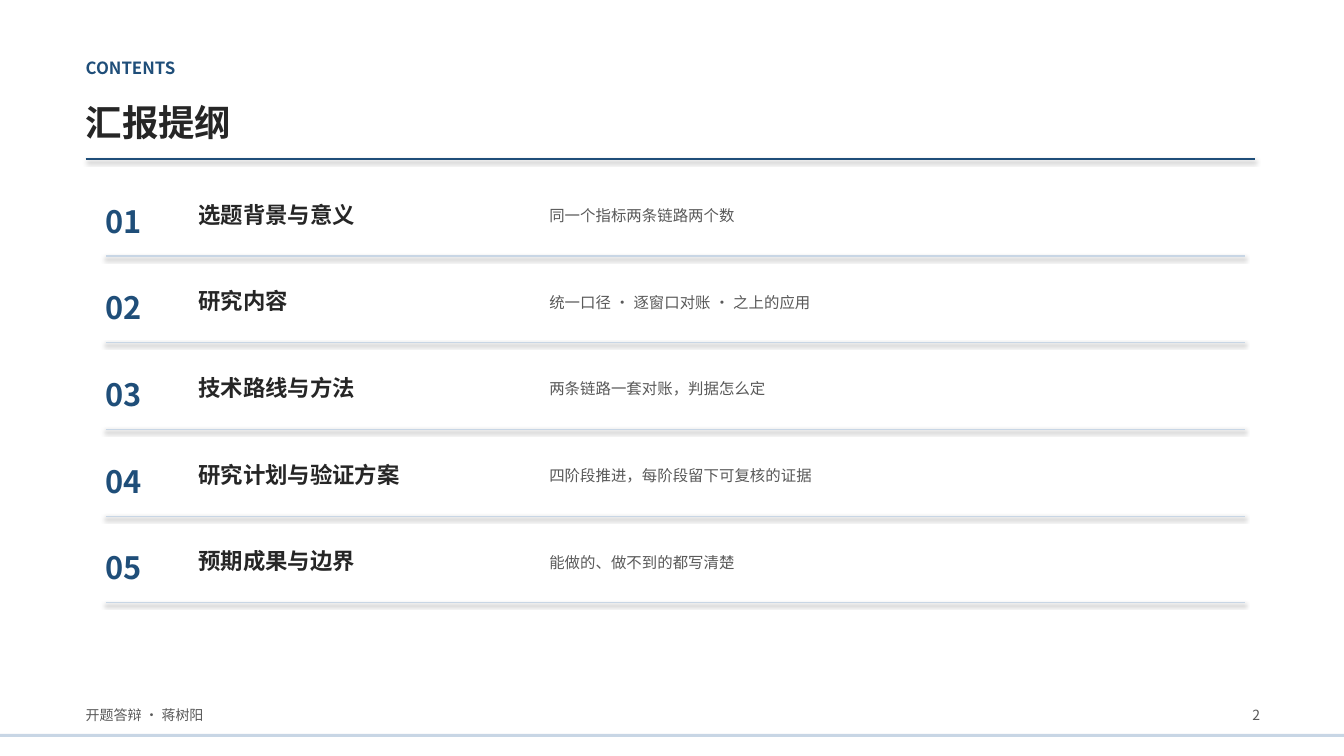
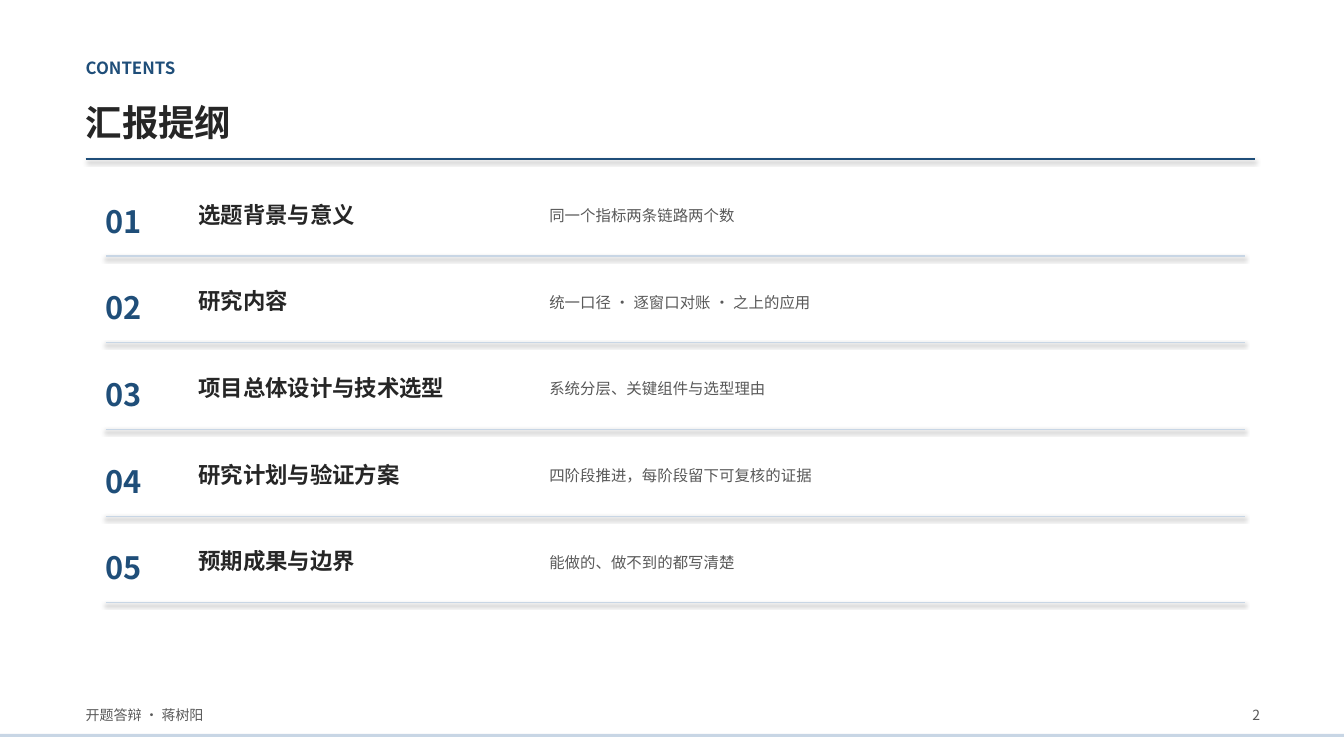
Before and after one commit to suntree-j/dsh-workspace, a slide deck: slide 2 of intelligent-data-platform/docs/thesis/答辩材料/开题答辩_蒋树阳.pptx. Drawn at 1344x756 pixels with LibreOffice and Linux fonts; fonts in the diff are those of the drawing. Boxes give left, top, right and bottom in pixels: in the first picture for what was removed or moved away, otherwise in the second. Text is boxed around its words. In the diff, an @@ line names an element or a change of style, - is before the commit and + after.

Commit message:
docs(defense): 03 章改为项目总体设计与技术选型，讲稿同步改为讲设计不讲指标口径

```diff
--- a/intelligent-data-platform/docs/thesis/答辩材料/开题答辩_蒋树阳.pptx
+++ b/intelligent-data-platform/docs/thesis/答辩材料/开题答辩_蒋树阳.pptx
@@ text at [199, 377, 445, 398]: text changed @@
-技术路线与方法
+项目总体设计与技术选型
@@ text at [549, 381, 765, 395]: text changed @@
-两条链路一套对账，判据怎么定
+系统分层、关键组件与选型理由
```
Also in this commit, not shown: 1 other slide changed, 1 slide added, 1 slide removed, 2 other files.
